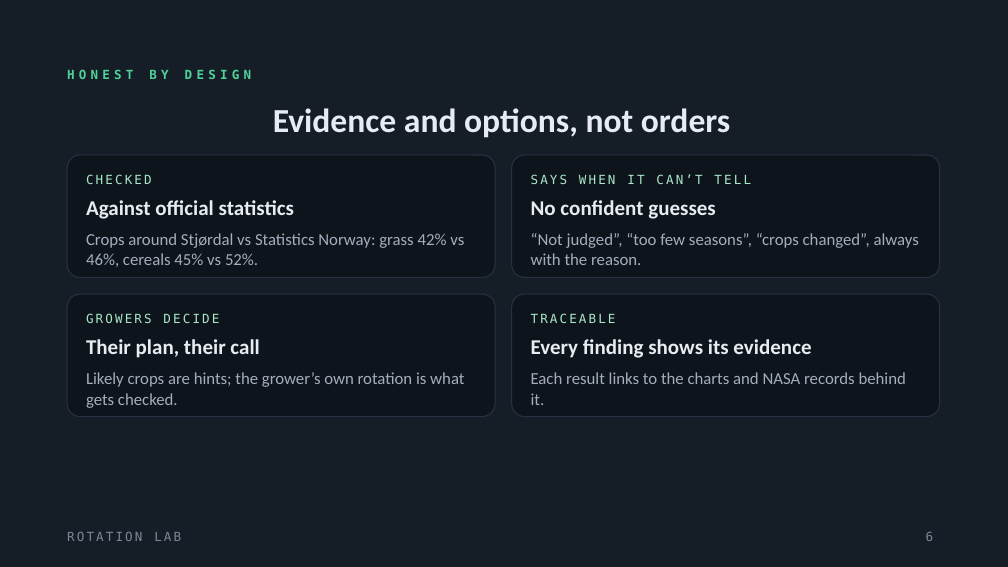
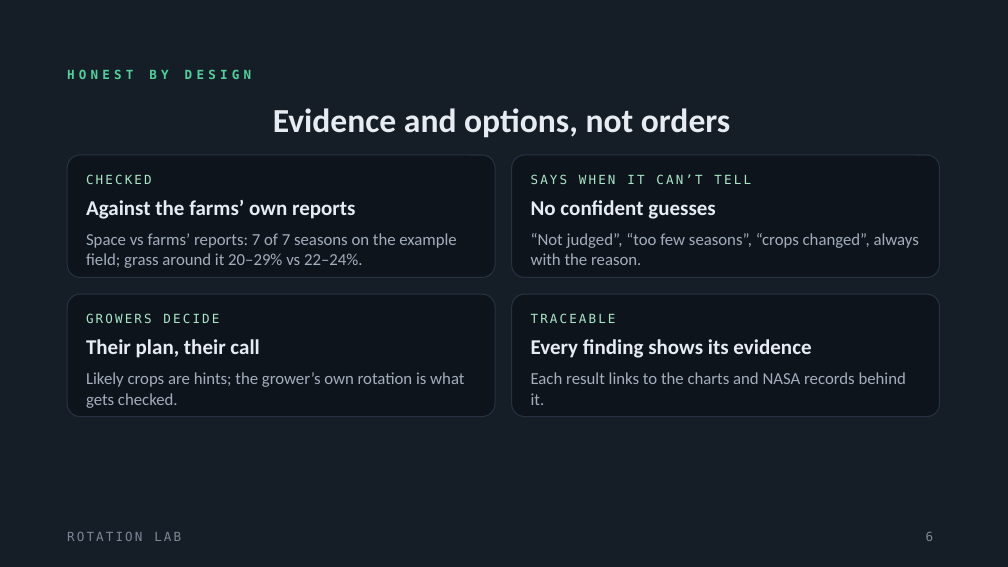
Before and after one commit to cheop-byeon/rotation-lab, a slide deck: slide 6 of docs/slides/rotation-lab-slides.pptx. Drawn at 1008x567 pixels with LibreOffice and Linux fonts; fonts in the diff are those of the drawing. Boxes give left, top, right and bottom in pixels: in the first picture for what was removed or moved away, otherwise in the second. Text is boxed around its words. In the diff, an @@ line names an element or a change of style, - is before the commit and + after.

```diff
--- a/docs/slides/rotation-lab-slides.pptx
+++ b/docs/slides/rotation-lab-slides.pptx
@@ text at (86,200,356,219): text changed @@
-Against official statistics
+Against the farms’ own reports
@@ text at (86,233,456,268): text changed @@
-Crops around Stjørdal vs Statistics Norway: grass 42% vs 46%, cereals 45% vs 52%.
+Space vs farms’ reports: 7 of 7 seasons on the example field; grass around it 20–29% vs 22–24%.
```
Also in this commit, not shown: 5 other slides changed, 5 other files.
